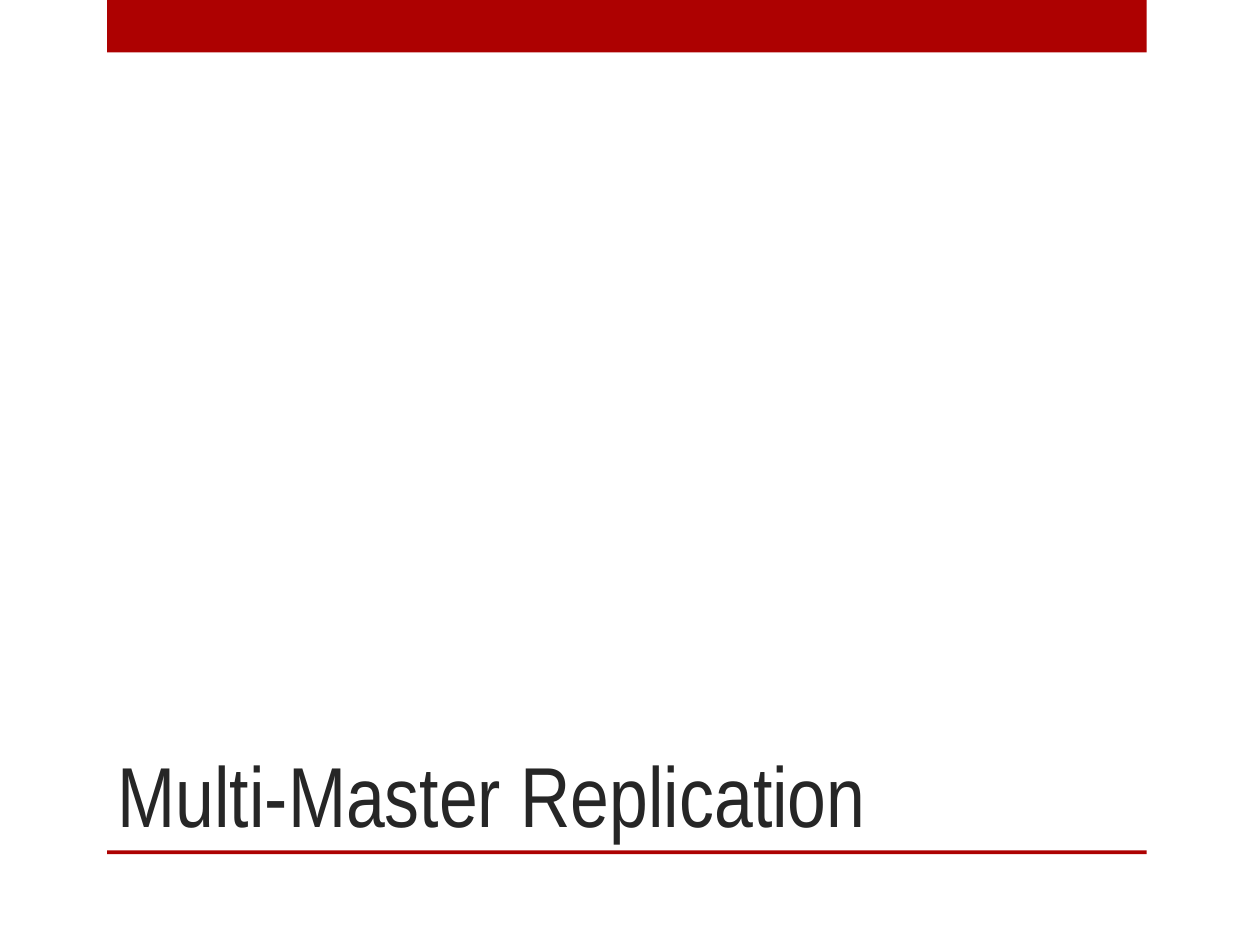
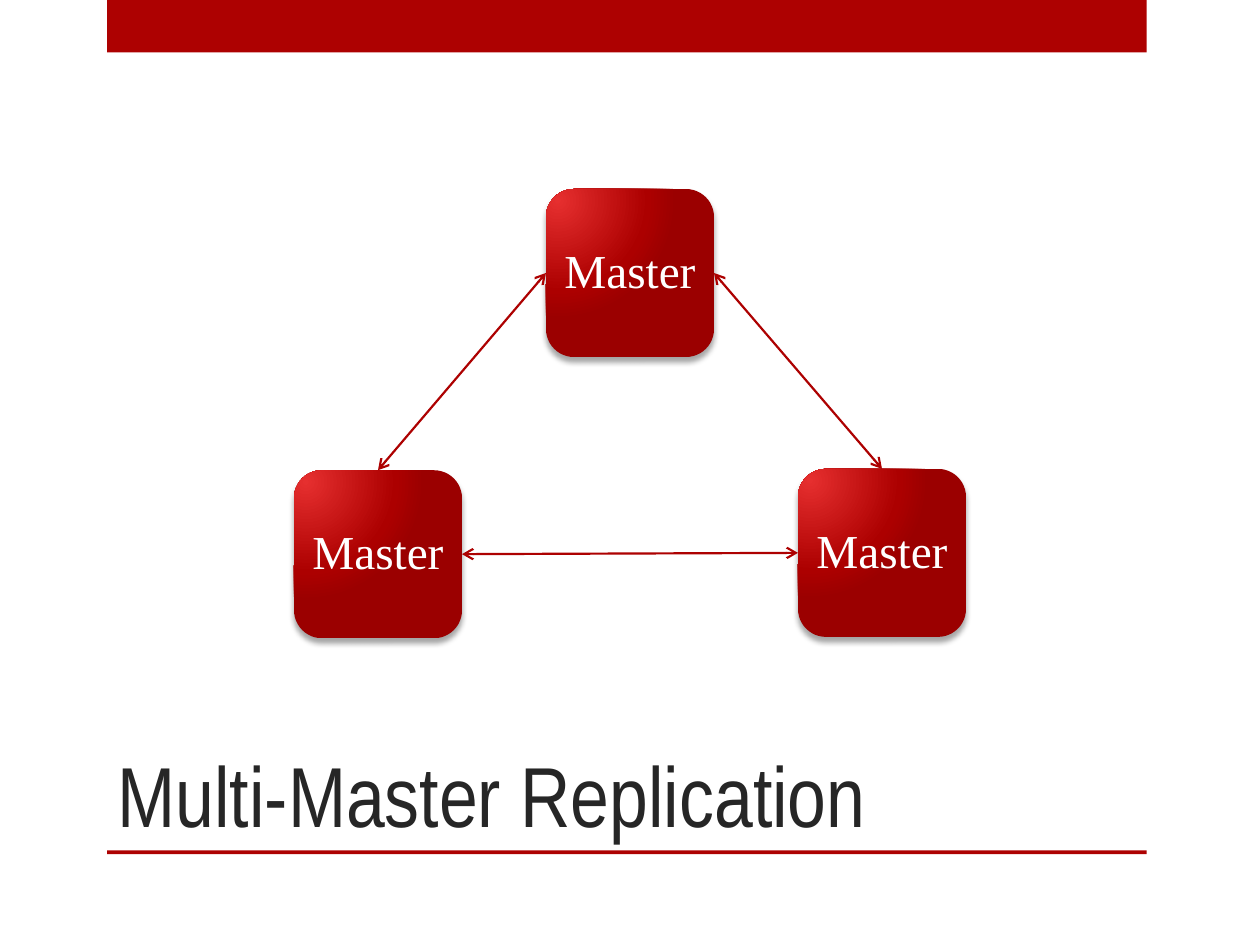
Before and after one commit to digitalBush/nosql-smackdown-talk, a slide deck: slide 13 of nosql-smackdown.pptx. Drawn at 1260x945 pixels with LibreOffice and Linux fonts; fonts in the diff are those of the drawing. Boxes give left, top, right and bottom in pixels: in the first picture for what was removed or moved away, otherwise in the second. Text is boxed around its words. In the diff, an @@ line names an element or a change of style, - is before the commit and + after.

Commit message:
Layout for multi-master and quorum

```diff
--- a/nosql-smackdown.pptx
+++ b/nosql-smackdown.pptx
@@ rounded rectangle added at box(546, 189, 713, 357), fill gradient #E62F2F to #AD0101 to #9C0101 @@
@@ text added at box(564, 257, 695, 289), 27 pt, text #FFFFFF @@
+Master
@@ double arrow added from (546, 273) to (378, 470), #AD0101 1.25 pt @@
@@ double arrow added from (882, 469) to (714, 273), #AD0101 1.25 pt @@
@@ rounded rectangle added at box(294, 470, 461, 638), fill gradient #E62F2F to #AD0101 to #9C0101 @@
@@ rounded rectangle added at box(798, 469, 965, 636), fill gradient #E62F2F to #AD0101 to #9C0101 @@
@@ text added at box(312, 538, 443, 570), 27 pt, text #FFFFFF @@
+Master
@@ text added at box(816, 537, 947, 569), 27 pt, text #FFFFFF @@
+Master
@@ double arrow added from (462, 554) to (798, 553), #AD0101 1.25 pt @@
```
Also in this commit, not shown: 1 other slide changed, 1 slide added, 1 slide removed.
